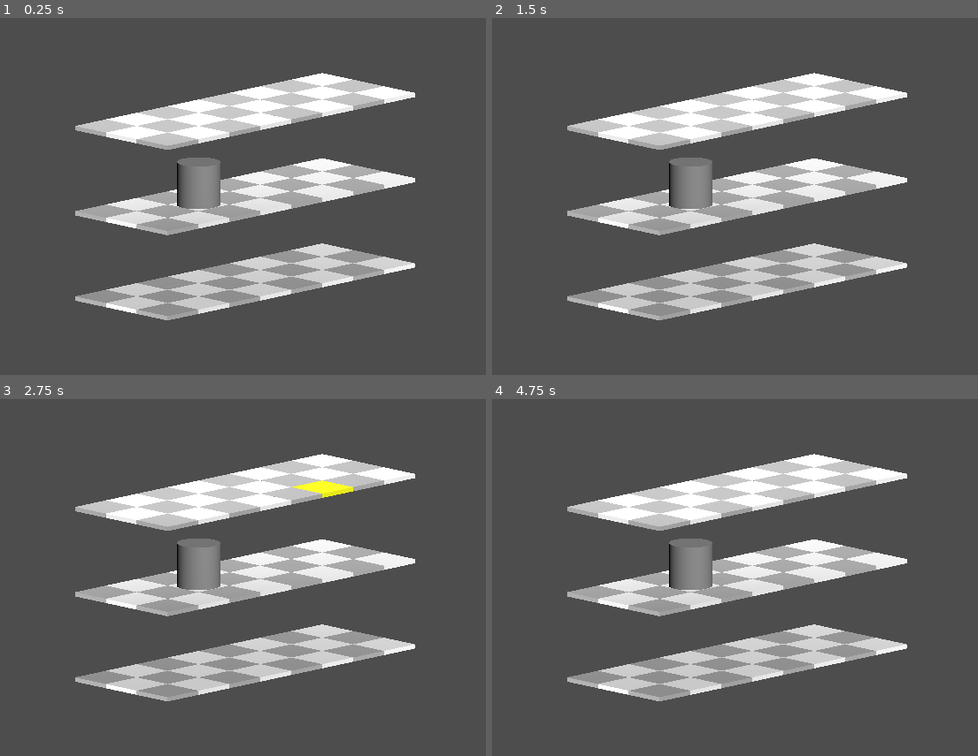
Above: before the commit, frames 1-4 (two rows, left to right).
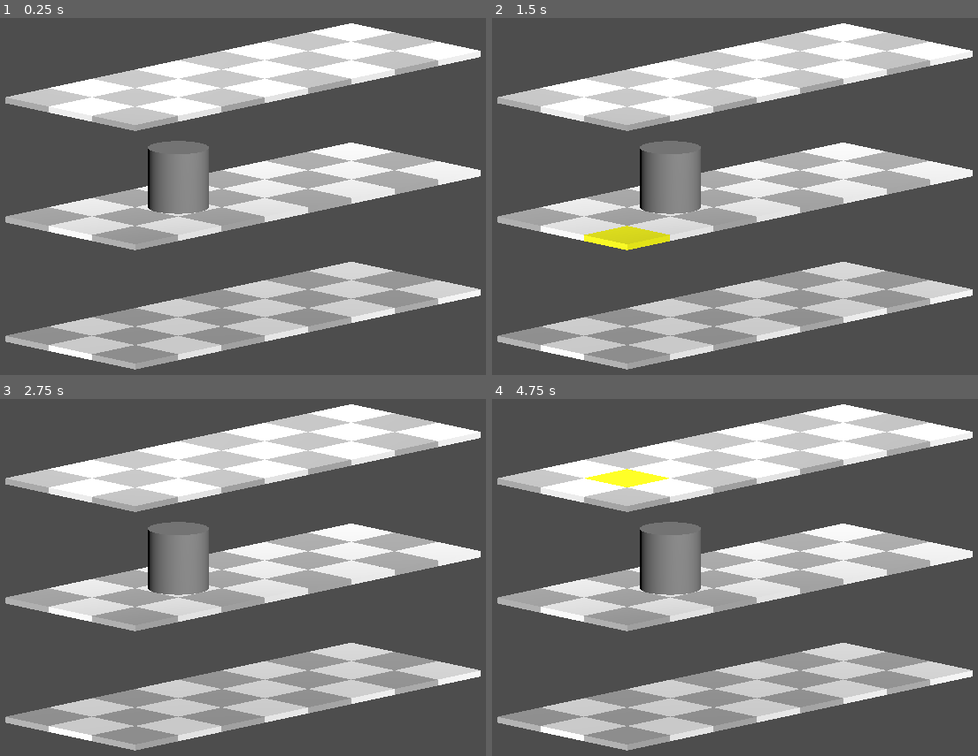
Above: after the commit, the same moments.

Repository: bejado/3d-platformer-tactics
Game: Godot game, scene res://main.tscn
The game is run twice, just before and just after one commit, with the same random seed, the same clock (stepped at 60 frames per second) and the same inputs.
Inputs (mouse positions are in pixels of both pictures, inside the frame that each line leads up to):
- Up to frame 1 (0.25 s): no input
- Up to frame 2 (1.5 s): tap Enter at 0.5 s; move the mouse to (895, 178) at 0.52 s; click (895, 178) at 0.67 s; tap Space at 1.25 s; drag from (598, 217) to (705, 278) at 1.27 s
- Up to frame 3 (2.75 s): tap Enter at 2 s; move the mouse to (320, 491) at 2.02 s; click (320, 491) at 2.17 s
- Up to frame 4 (4.75 s): tap Space at 2.75, 4.25 s; drag from (705, 659) to (530, 520) at 2.77 s; tap Enter at 3.5 s; move the mouse to (953, 638) at 3.52 s; click (953, 638) at 3.67 s; drag from (530, 520) to (632, 481) at 4.27 s

The runs differ from the first frame. In frame 1, 42% of the frame differs, in the area x 1-99%, y 1-99%; in frame 2, 42%; in frame 3, 42%; in frame 4, 42%.

Commit message:
Update camera size

Diff:
--- a/main.tscn
+++ b/main.tscn
@@ -14,7 +14,7 @@
 [node name="Camera3D" type="Camera3D" parent="."]
 transform = Transform3D(0.707107, -0.151841, 0.690612, 0, 0.976672, 0.214735, -0.707107, -0.151841, 0.690612, 4.23291, 1.31956, 4.09443)
 projection = 1
-size = 9.095
+size = 6.5
 
 [node name="DirectionalLight3D" type="DirectionalLight3D" parent="."]
 transform = Transform3D(-0.436802, 0.50042, 0.747518, 0, -0.830984, 0.556296, 0.899558, 0.242991, 0.362976, 0, 0, 0)
